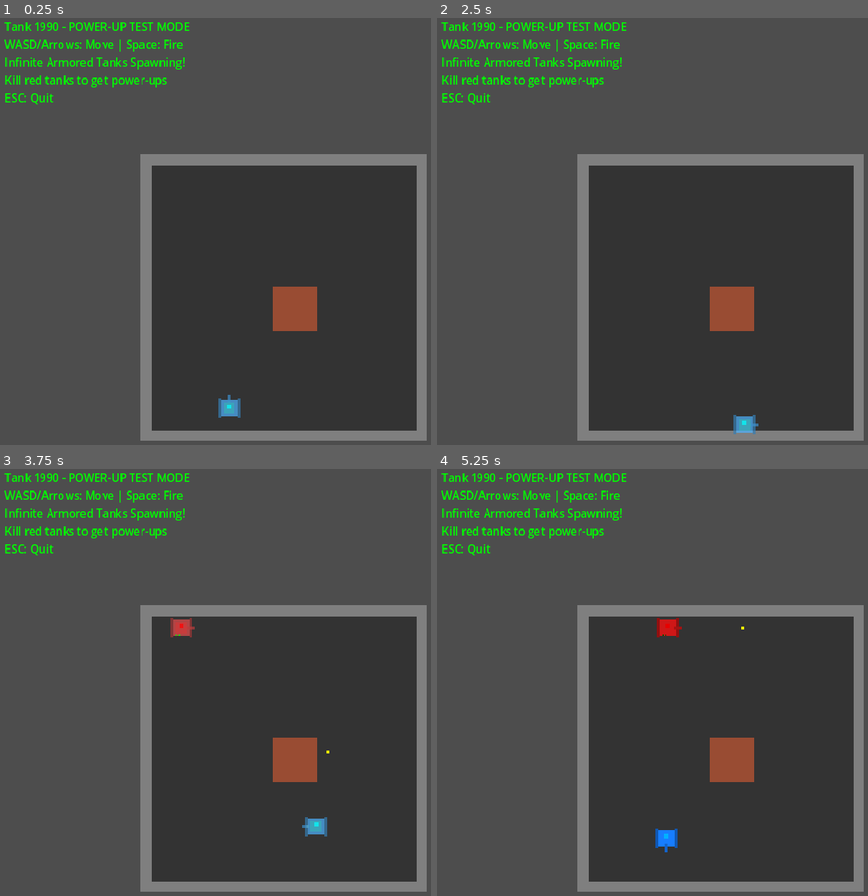
Above: before the commit, frames 1-4 (two rows, left to right).
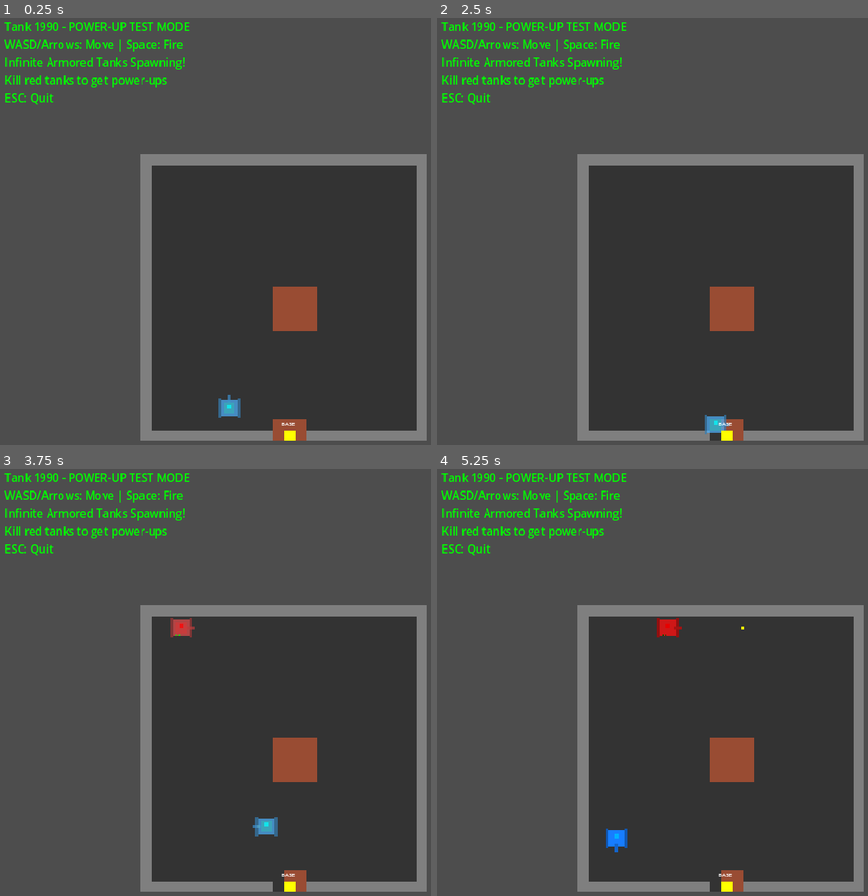
Above: after the commit, the same moments.

Repository: matibat/TANKS1990
Game: Godot game, scene res://scenes/main.tscn
Two runs of this game, one before a commit and one after it. Both use one fixed random seed, a clock stepped at 60 frames per second and the inputs below.
Inputs (mouse positions are in pixels of both pictures, inside the frame that each line leads up to):
- Up to frame 1 (0.25 s): no input
- Up to frame 2 (2.5 s): tap Enter at 0.5 s; move the mouse to (846, 269) at 0.52 s; hold D (move_right) 0.53-1.28 s; tap Space (fire) at 0.6, 1.35, 2, 2.1 s; click (846, 269) at 0.67 s; move the mouse to (605, 325) at 1.27 s; hold S (move_down) 1.28-2.03 s; move the mouse to (777, 171) at 2.02 s; hold D (move_right) from 2.03 s (still down)
- Up to frame 3 (3.75 s): move the mouse to (254, 861) at 2.77 s; release D (move_right) at 2.78 s; hold W (move_up) 2.78-3.53 s; tap Space (fire) at 2.85, 3.6 s; click (254, 861) at 2.92 s; move the mouse to (outside the picture) at 3.52 s; hold A (move_left) from 3.53 s (still down)
- Up to frame 4 (5.25 s): move the mouse to (549, 661) at 4.27 s; tap Space (fire) at 4.35, 5.1 s; move the mouse to (751, 750) at 5.02 s; release A (move_left) at 5.03 s; hold S (move_down) from 5.03 s (still down); click (751, 750) at 5.17 s

The runs differ from the first frame. In frame 1, 0.4% of the frame differs, in the area x 63-72%, y 93-99%; in frame 2, 0.6%; in frame 3, 0.7%; in frame 4, 0.8%, in the area x 39-72%, y 84-99%.

Commit message:
Fix base positioning and add protective terrain blocks
- Position base relative to tiles at (13,25) center instead of viewport
- Add brick protective blocks around base position in terrain setup
- Update base positioning test to expect tile-based coordinates
- Add test verifying protective bricks are placed around base
- Clear base tile position to ensure it's not obstructed

This ensures the nexus appears correctly in the map, centered horizontally
and at the bottom, surrounded by protective blocks that can be fortified
by the shovel power-up.

Diff:
--- a/scenes/main.gd
+++ b/scenes/main.gd
@@ -130,10 +130,25 @@
 	for y in range(26):
 		terrain_data[y * 26 + 25] = TerrainManagerClass.TileType.STEEL
 
+	# Clear base position (13, 25) - base is an entity, tile should be empty
+	terrain_data[25 * 26 + 13] = TerrainManagerClass.TileType.EMPTY
+
 	# Add center obstacle (4x4 brick cluster at tiles 12-15, 12-15)
 	for y in range(12, 16):
 		for x in range(12, 16):
 			terrain_data[y * 26 + x] = TerrainManagerClass.TileType.BRICK
+
+	# Add base protection (bricks around base at 13,25)
+	# Create a protective square around the base
+	var base_x = 13
+	var base_y = 25
+	# Top row
+	for x in range(base_x - 1, base_x + 2):
+		terrain_data[(base_y - 1) * 26 + x] = TerrainManagerClass.TileType.BRICK
+	# Bottom row - removed since y=25 is bottom edge
+	# Left and right sides
+	terrain_data[base_y * 26 + (base_x - 1)] = TerrainManagerClass.TileType.BRICK
+	terrain_data[base_y * 26 + (base_x + 1)] = TerrainManagerClass.TileType.BRICK
 
 	terrain.load_terrain(terrain_data)
 	print("Terrain initialized: 26x26 with walls and center obstacle")
--- a/src/entities/base.gd
+++ b/src/entities/base.gd
@@ -24,10 +24,11 @@
 func _ready() -> void:
 	health = max_health
 
-	# Position at bottom center of viewport
-	var viewport_size = get_viewport().get_visible_rect().size
-	position.x = viewport_size.x / 2.0
-	position.y = viewport_size.y - (TILE_SIZE * 2)  # 2 tiles from bottom
+	# Position at bottom center of tile map (13, 25)
+	var tile_center_x = 13 * TILE_SIZE + TILE_SIZE / 2.0
+	var tile_center_y = 25 * TILE_SIZE + TILE_SIZE / 2.0
+	position.x = tile_center_x
+	position.y = tile_center_y
 
 	# Set up collision detection
 	collision_layer = 8  # Base on layer 4 (2^3)
--- a/src/managers/game_flow_manager.gd
+++ b/src/managers/game_flow_manager.gd
@@ -184,7 +184,7 @@
 		base.queue_free()
 
 	base = Base.new()
-	# Position set in base._ready() - bottom center at (208, 384)
+	# Position set in base._ready() - tile (13, 25) center at (216, 408)
 
 	# Add to game root
 	var game_root = get_parent()
--- a/tests/unit/test_base.gd
+++ b/tests/unit/test_base.gd
@@ -27,11 +27,10 @@
 func test_given_base_created_when_initialized_then_positioned_correctly():
 	# Given: Base entity
 	# When: Positioned at map bottom
-	# Then: Position is at bottom center of viewport
-	var viewport_size = get_viewport().get_visible_rect().size
-	var expected_x = viewport_size.x / 2.0
-	var expected_y = viewport_size.y - (16 * 2) # 2 tiles from bottom
-	assert_eq(base.position, Vector2(expected_x, expected_y), "Base should be at bottom center")
+	# Then: Position is at bottom center of tile map (13, 25)
+	var expected_x = 13 * 16 + 8  # Tile center
+	var expected_y = 25 * 16 + 8  # Tile center
+	assert_eq(base.position, Vector2(expected_x, expected_y), "Base should be at tile (13, 25) center")
 
 func test_given_base_created_when_initialized_then_has_collision_shape():
 	# Given: Base entity created
--- a/tests/unit/test_terrain.gd
+++ b/tests/unit/test_terrain.gd
@@ -205,3 +205,50 @@
 
 	# When/Then: Check solidity
 	assert_false(terrain.is_tile_solid(tile_pos), "Ice is not solid (slippery)")
+
+## Feature: Base Protection Terrain Setup
+
+func test_given_terrain_loaded_with_base_protection_when_checked_then_bricks_around_base():
+	# Given: Terrain loaded with base protection (simulating main.gd setup)
+	var terrain_data = []
+	for i in range(26 * 26):
+		terrain_data.append(TerrainManager.TileType.EMPTY)
+
+	# Add boundary walls (steel)
+	for x in range(26):
+		terrain_data[x] = TerrainManager.TileType.STEEL  # Top
+		terrain_data[25 * 26 + x] = TerrainManager.TileType.STEEL  # Bottom
+	for y in range(26):
+		terrain_data[y * 26] = TerrainManager.TileType.STEEL  # Left
+		terrain_data[y * 26 + 25] = TerrainManager.TileType.STEEL  # Right
+
+	# Clear base position (13, 25)
+	terrain_data[25 * 26 + 13] = TerrainManager.TileType.EMPTY
+
+	# Add center obstacle
+	for y in range(12, 16):
+		for x in range(12, 16):
+			terrain_data[y * 26 + x] = TerrainManager.TileType.BRICK
+
+	# Add base protection around (13, 25)
+	var base_x = 13
+	var base_y = 25
+	# Top row
+	for x in range(base_x - 1, base_x + 2):
+		terrain_data[(base_y - 1) * 26 + x] = TerrainManager.TileType.BRICK
+	# Left and right sides
+	terrain_data[base_y * 26 + (base_x - 1)] = TerrainManager.TileType.BRICK
+	terrain_data[base_y * 26 + (base_x + 1)] = TerrainManager.TileType.BRICK
+
+	# When: Load terrain
+	terrain.load_terrain(terrain_data)
+
+	# Then: Protective bricks exist around base position (13, 25)
+	assert_eq(terrain.get_tile_at_coords(12, 24), TerrainManager.TileType.BRICK, "Brick at (12,24)")
+	assert_eq(terrain.get_tile_at_coords(13, 24), TerrainManager.TileType.BRICK, "Brick at (13,24)")
+	assert_eq(terrain.get_tile_at_coords(14, 24), TerrainManager.TileType.BRICK, "Brick at (14,24)")
+	assert_eq(terrain.get_tile_at_coords(12, 25), TerrainManager.TileType.BRICK, "Brick at (12,25)")
+	assert_eq(terrain.get_tile_at_coords(14, 25), TerrainManager.TileType.BRICK, "Brick at (14,25)")
+
+	# And: Base position itself should be empty (not obstructed)
+	assert_eq(terrain.get_tile_at_coords(13, 25), TerrainManager.TileType.EMPTY, "Base position (13,25) should be empty")
